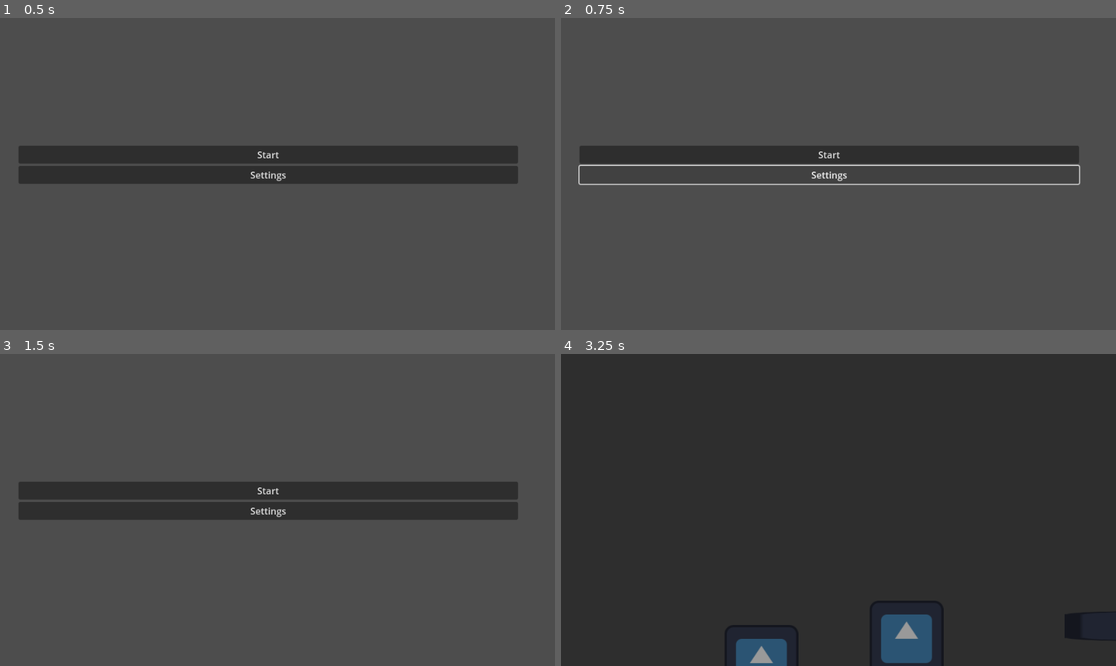
Above: before the commit, frames 1-4 (two rows, left to right).
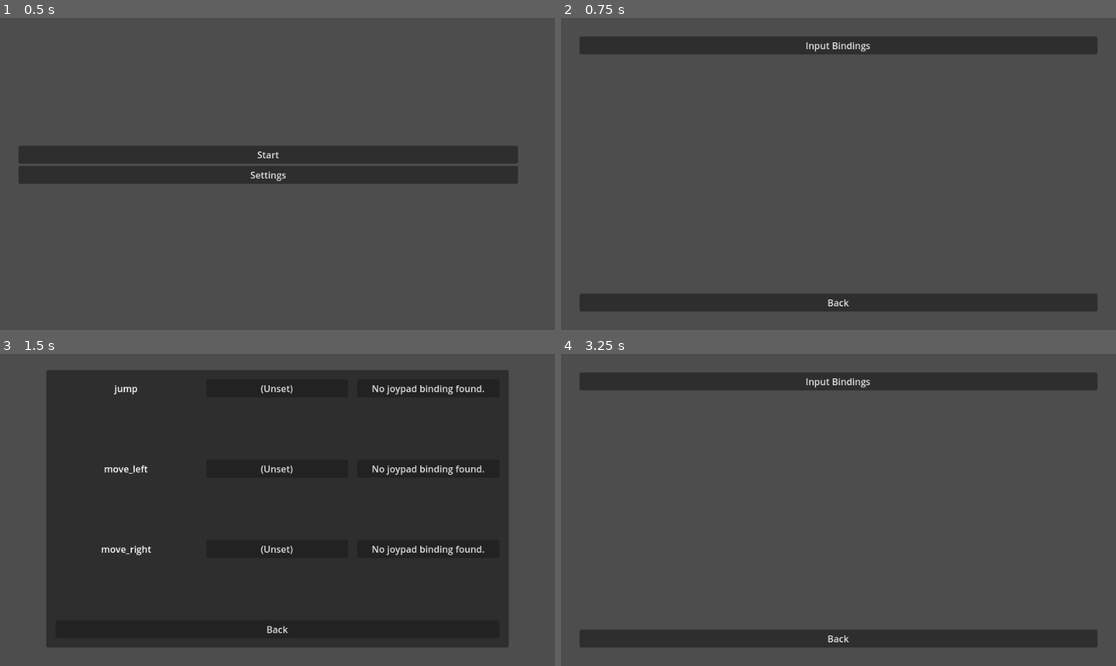
Above: after the commit, the same moments.

Repository: veggie-works/star-gazer
Game: Godot game, scene res://scenes/main.tscn
Two runs of this game, one before a commit and one after it. Both use one fixed random seed, a clock stepped at 60 frames per second and the inputs below. The engine's default icon, where the game draws it, is replaced by a stand-in: a white triangle on a blue panel in a dark square.
Inputs (mouse positions are in pixels of both pictures, inside the frame that each line leads up to):
- Up to frame 1 (0.5 s): no input
- Up to frame 2 (0.75 s): click "Settings" at 0.5 s
- Up to frame 3 (1.5 s): click (277, 382) at 1.25 s, where only the run after the commit has a clickable "Input Bindings"
- Up to frame 4 (3.25 s): click (838, 628) at 2 s, where only the run after the commit has a clickable "Back"; click (827, 491) at 2.75 s, where only the run before the commit has a clickable "Start"

Frame 1 is identical in both runs. In frame 2, 16% of the frame differs, in the area x 3-97%, y 6-94%; in frame 3, 65%; in frame 4, 90%, in the area x 0-100%, y 0-100%.

Commit message:
[0.0.1] Added settings UI

Diff:
--- a/scenes/levels/main_menu/main_menu.tscn
+++ b/scenes/levels/main_menu/main_menu.tscn
@@ -1,7 +1,8 @@
-[gd_scene load_steps=3 format=3 uid="uid://vstl3bg568s7"]
+[gd_scene load_steps=4 format=3 uid="uid://vstl3bg568s7"]
 
 [ext_resource type="PackedScene" uid="uid://xmhpn38awq6d" path="res://scenes/ui/menu_button.tscn" id="1_7ds0w"]
 [ext_resource type="Script" path="res://scripts/levels/main_menu/main_menu.gd" id="1_wmvsf"]
+[ext_resource type="PackedScene" uid="uid://d5l2m2e8q2x4" path="res://scenes/ui/settings/settings_ui.tscn" id="3_dsu3g"]
 
 [node name="main_menu" type="Control"]
 layout_mode = 3
@@ -10,6 +11,7 @@
 anchor_bottom = 1.0
 grow_horizontal = 2
 grow_vertical = 2
+mouse_filter = 1
 script = ExtResource("1_wmvsf")
 
 [node name="animator" type="AnimationPlayer" parent="."]
@@ -38,4 +40,10 @@
 layout_mode = 2
 text = "Settings"
 
+[node name="settings_ui" parent="." instance=ExtResource("3_dsu3g")]
+visible = false
+layout_mode = 1
+
 [connection signal="pressed" from="margin_container/menu_buttons/start_button" to="." method="_on_start_button_pressed"]
+[connection signal="pressed" from="margin_container/menu_buttons/settings_button" to="." method="_on_settings_button_pressed"]
+[connection signal="hidden" from="settings_ui" to="." method="_on_settings_ui_hidden"]
--- a/scenes/ui/menu_button.tscn
+++ b/scenes/ui/menu_button.tscn
@@ -1,8 +1,8 @@
 [gd_scene format=3 uid="uid://xmhpn38awq6d"]
 
 [node name="menu_button" type="Button"]
-anchors_preset = 15
+anchors_preset = 10
 anchor_right = 1.0
-anchor_bottom = 1.0
+offset_bottom = 8.0
 grow_horizontal = 2
-grow_vertical = 2
+size_flags_horizontal = 3
--- a/scenes/ui/pause_menu/pause_menu.tscn
+++ b/scenes/ui/pause_menu/pause_menu.tscn
@@ -1,8 +1,9 @@
-[gd_scene load_steps=8 format=3 uid="uid://b5csifcrytegw"]
+[gd_scene load_steps=9 format=3 uid="uid://b5csifcrytegw"]
 
 [ext_resource type="Script" path="res://scripts/ui/pause_menu/pause_menu.gd" id="1_78msb"]
 [ext_resource type="Shader" path="res://resources/shaders/blur.gdshader" id="2_bgr1x"]
 [ext_resource type="PackedScene" uid="uid://xmhpn38awq6d" path="res://scenes/ui/menu_button.tscn" id="2_ig7np"]
+[ext_resource type="PackedScene" uid="uid://d5l2m2e8q2x4" path="res://scenes/ui/settings/settings_ui.tscn" id="4_mtpwx"]
 
 [sub_resource type="Animation" id="Animation_bcgww"]
 resource_name = "close"
@@ -151,9 +152,14 @@
 layout_mode = 2
 text = "No"
 
+[node name="settings_ui" parent="." instance=ExtResource("4_mtpwx")]
+visible = false
+layout_mode = 1
+
 [connection signal="animation_finished" from="animator" to="." method="_on_animator_animation_finished"]
 [connection signal="pressed" from="margin_container/menu_buttons/resume_button" to="." method="_on_resume_button_pressed"]
 [connection signal="pressed" from="margin_container/menu_buttons/settings_button" to="." method="_on_settings_button_pressed"]
 [connection signal="pressed" from="margin_container/menu_buttons/quit_button" to="." method="_on_quit_button_pressed"]
 [connection signal="pressed" from="margin_container/quit_warning/center_container/quit_buttons/quit_confirm" to="." method="_on_quit_confirm_pressed"]
 [connection signal="pressed" from="margin_container/quit_warning/center_container/quit_buttons/quit_cancel" to="." method="_on_quit_cancel_pressed"]
+[connection signal="hidden" from="settings_ui" to="." method="_on_settings_ui_hidden"]
--- a/scenes/ui/input_bindings_panel/input_bindings_panel.tscn
+++ b/scenes/ui/settings/input_bindings_panel/input_bindings_panel.tscn
@@ -1,7 +1,7 @@
 [gd_scene load_steps=3 format=3 uid="uid://ce5k56rlqcob4"]
 
 [ext_resource type="Script" path="res://scripts/ui/settings/input_bindings_panel/input_bindings_panel.gd" id="1_6w3m7"]
-[ext_resource type="PackedScene" uid="uid://bniejhi1vxwtl" path="res://scenes/ui/input_bindings_panel/input_rebinder.tscn" id="2_f86ar"]
+[ext_resource type="PackedScene" uid="uid://bniejhi1vxwtl" path="res://scenes/ui/settings/input_bindings_panel/input_rebinder.tscn" id="2_f86ar"]
 
 [node name="input_bindings_panel" type="Control"]
 editor_description = "Panel for editing key/mouse and controller bindings."
--- /dev/null
+++ b/scenes/ui/settings/settings_ui.tscn
@@ -0,0 +1,50 @@
+[gd_scene load_steps=4 format=3 uid="uid://d5l2m2e8q2x4"]
+
+[ext_resource type="Script" path="res://scripts/ui/settings/settings_ui.gd" id="1_cgc55"]
+[ext_resource type="PackedScene" uid="uid://xmhpn38awq6d" path="res://scenes/ui/menu_button.tscn" id="2_62b7l"]
+[ext_resource type="PackedScene" uid="uid://ce5k56rlqcob4" path="res://scenes/ui/settings/input_bindings_panel/input_bindings_panel.tscn" id="3_cynhj"]
+
+[node name="settings_ui" type="Control"]
+layout_mode = 3
+anchors_preset = 15
+anchor_right = 1.0
+anchor_bottom = 1.0
+grow_horizontal = 2
+grow_vertical = 2
+script = ExtResource("1_cgc55")
+
+[node name="margin_container" type="MarginContainer" parent="."]
+layout_mode = 0
+offset_right = 960.0
+offset_bottom = 540.0
+size_flags_vertical = 3
+theme_override_constants/margin_left = 32
+theme_override_constants/margin_top = 32
+theme_override_constants/margin_right = 32
+theme_override_constants/margin_bottom = 32
+
+[node name="menu_buttons" type="VBoxContainer" parent="margin_container"]
+layout_mode = 2
+theme_override_constants/separation = 4
+alignment = 1
+
+[node name="input_bindings_button" parent="margin_container/menu_buttons" instance=ExtResource("2_62b7l")]
+layout_mode = 2
+text = "Input Bindings"
+
+[node name="spacer" type="Control" parent="margin_container/menu_buttons"]
+layout_mode = 2
+size_flags_vertical = 3
+
+[node name="back_button" parent="margin_container/menu_buttons" instance=ExtResource("2_62b7l")]
+layout_mode = 2
+text = "Back"
+
+[node name="input_bindings_panel" parent="." instance=ExtResource("3_cynhj")]
+visible = false
+layout_mode = 1
+
+[connection signal="hidden" from="." to="." method="_on_hidden"]
+[connection signal="pressed" from="margin_container/menu_buttons/input_bindings_button" to="." method="_on_input_bindings_button_pressed"]
+[connection signal="pressed" from="margin_container/menu_buttons/back_button" to="." method="_on_back_button_pressed"]
+[connection signal="hidden" from="input_bindings_panel" to="." method="_on_input_bindings_panel_hidden"]
--- a/scenes/ui/ui_manager.tscn
+++ b/scenes/ui/ui_manager.tscn
@@ -1,7 +1,6 @@
-[gd_scene load_steps=5 format=3 uid="uid://c3t7i680dmac2"]
+[gd_scene load_steps=4 format=3 uid="uid://c3t7i680dmac2"]
 
 [ext_resource type="Script" path="res://scripts/ui/ui_manager.gd" id="1_0dkf0"]
-[ext_resource type="PackedScene" uid="uid://ce5k56rlqcob4" path="res://scenes/ui/input_bindings_panel/input_bindings_panel.tscn" id="2_phoq6"]
 [ext_resource type="PackedScene" uid="uid://b5csifcrytegw" path="res://scenes/ui/pause_menu/pause_menu.tscn" id="3_wg14w"]
 [ext_resource type="PackedScene" uid="uid://b7efyr5igynpq" path="res://scenes/ui/fader/fader.tscn" id="4_t5kd5"]
 
@@ -18,7 +17,7 @@
 grow_horizontal = 2
 grow_vertical = 2
 script = ExtResource("1_0dkf0")
-ui_scenes = Array[PackedScene]([ExtResource("2_phoq6"), ExtResource("3_wg14w"), ExtResource("4_t5kd5")])
+ui_scenes = Array[PackedScene]([ExtResource("3_wg14w"), ExtResource("4_t5kd5")])
 
 [node name="ui_layer" type="CanvasLayer" parent="."]
 editor_description = "The canvas in which all user interfaces will be contained in."
--- a/scripts/levels/main_menu/main_menu.gd
+++ b/scripts/levels/main_menu/main_menu.gd
@@ -1,12 +1,21 @@
 class_name MainMenu extends BaseLevel
 
+## Parent container of menu buttons list
+@onready var margin_container: MarginContainer = $margin_container
+## UI for changing game settings
+@onready var settings_ui: Control = $settings_ui
+
 func _ready() -> void:
-	if UIManager.get_ui(PauseMenu) != null:
-		UIManager.delete_ui(PauseMenu)
+	UIManager.delete_ui(PauseMenu)
 
 func _on_settings_button_pressed() -> void:
-	pass # Replace with function body.
+	margin_container.hide()
+	settings_ui.show()
 
 func _on_start_button_pressed() -> void:
 	UIManager.create_ui(PauseMenu, true)
 	SceneManager.change_scene(BaseLevel)
+
+
+func _on_settings_ui_hidden():
+	margin_container.show()
--- a/scripts/ui/pause_menu/pause_menu.gd
+++ b/scripts/ui/pause_menu/pause_menu.gd
@@ -5,8 +5,12 @@
 @onready var animator: AnimationPlayer = $animator
 ## The texture that blurs when the pause menu appears
 @onready var background_blur: TextureRect = $background_blur
+## Parent container of menu buttons list
+@onready var margin_container: MarginContainer = $margin_container
 ## Parent of the main pause menu buttons
 @onready var menu_buttons: VBoxContainer = $margin_container/menu_buttons
+## UI for configuring game settings
+@onready var settings_ui: Control = $settings_ui
 ## A confirmation warning that appears when quitting the game
 @onready var quit_warning: VBoxContainer = $margin_container/quit_warning
 ## The viewport that the current level scene is a child of
@@ -26,6 +30,8 @@
 			return
 
 		if visible:
+			settings_ui.hide()
+			margin_container.show()
 			close()
 		else:
 			open()
@@ -51,7 +57,8 @@
 	close()
 
 func _on_settings_button_pressed() -> void:
-	pass
+	margin_container.hide()
+	settings_ui.show()
 
 func _on_quit_button_pressed() -> void:
 	menu_buttons.hide()
@@ -64,3 +71,6 @@
 func _on_quit_cancel_pressed() -> void:
 	quit_warning.hide()
 	menu_buttons.show()
+
+func _on_settings_ui_hidden():
+	margin_container.show()
--- a/scripts/ui/settings/input_bindings_panel/input_bindings_panel.gd
+++ b/scripts/ui/settings/input_bindings_panel/input_bindings_panel.gd
@@ -1,5 +1,5 @@
 ## Panel for changing input bindings
-class_name InputBindingsPanel extends BaseUI
+class_name InputBindingsPanel extends Control
 
 ## The input rebinder prefab to spawn for each input binding
 @export var input_rebinder_prefab: PackedScene
@@ -15,4 +15,4 @@
 		rebinders_container.move_child(input_rebinder, rebinders_container.get_child_count() - 2)
 
 func _on_back_button_pressed() -> void:
-	close()
+	hide()
--- /dev/null
+++ b/scripts/ui/settings/settings_ui.gd
@@ -0,0 +1,21 @@
+## UI for modifying game settings
+extends Control
+
+## Child panel for modifying input bindings
+@onready var input_bindings_panel: Control = $input_bindings_panel
+## Parent container of menu buttons list
+@onready var margin_container: MarginContainer = $margin_container
+
+func _on_back_button_pressed() -> void:
+	hide()
+
+func _on_input_bindings_button_pressed() -> void:
+	margin_container.hide()
+	input_bindings_panel.show()
+
+func _on_input_bindings_panel_hidden() -> void:
+	margin_container.show()
+
+func _on_hidden():
+	margin_container.show()
+	input_bindings_panel.hide()
Renamed: scenes/ui/input_bindings_panel/input_rebinder.tscn -> scenes/ui/settings/input_bindings_panel/input_rebinder.tscn
Not shown, changed: changelog.md
